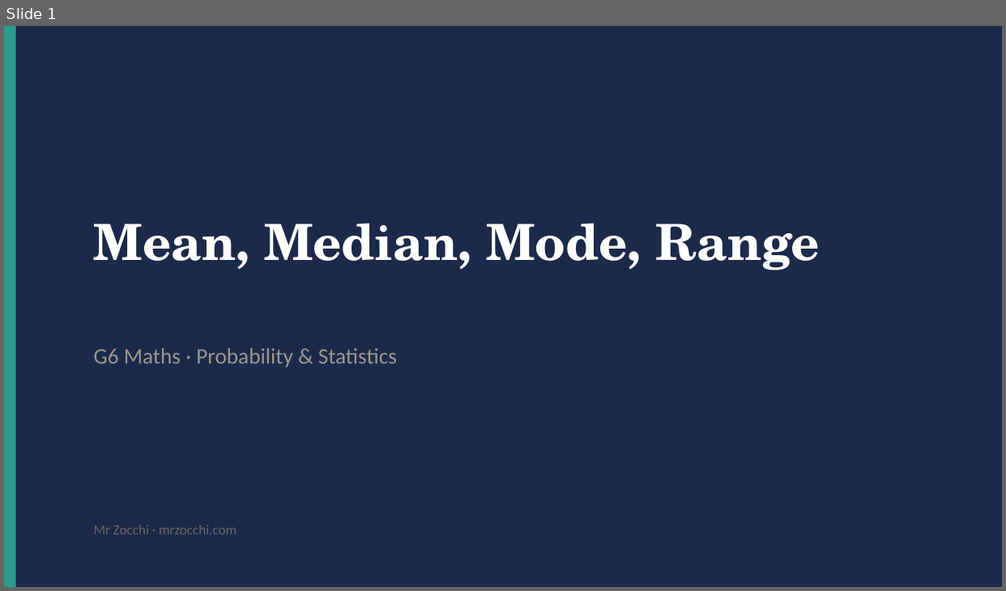
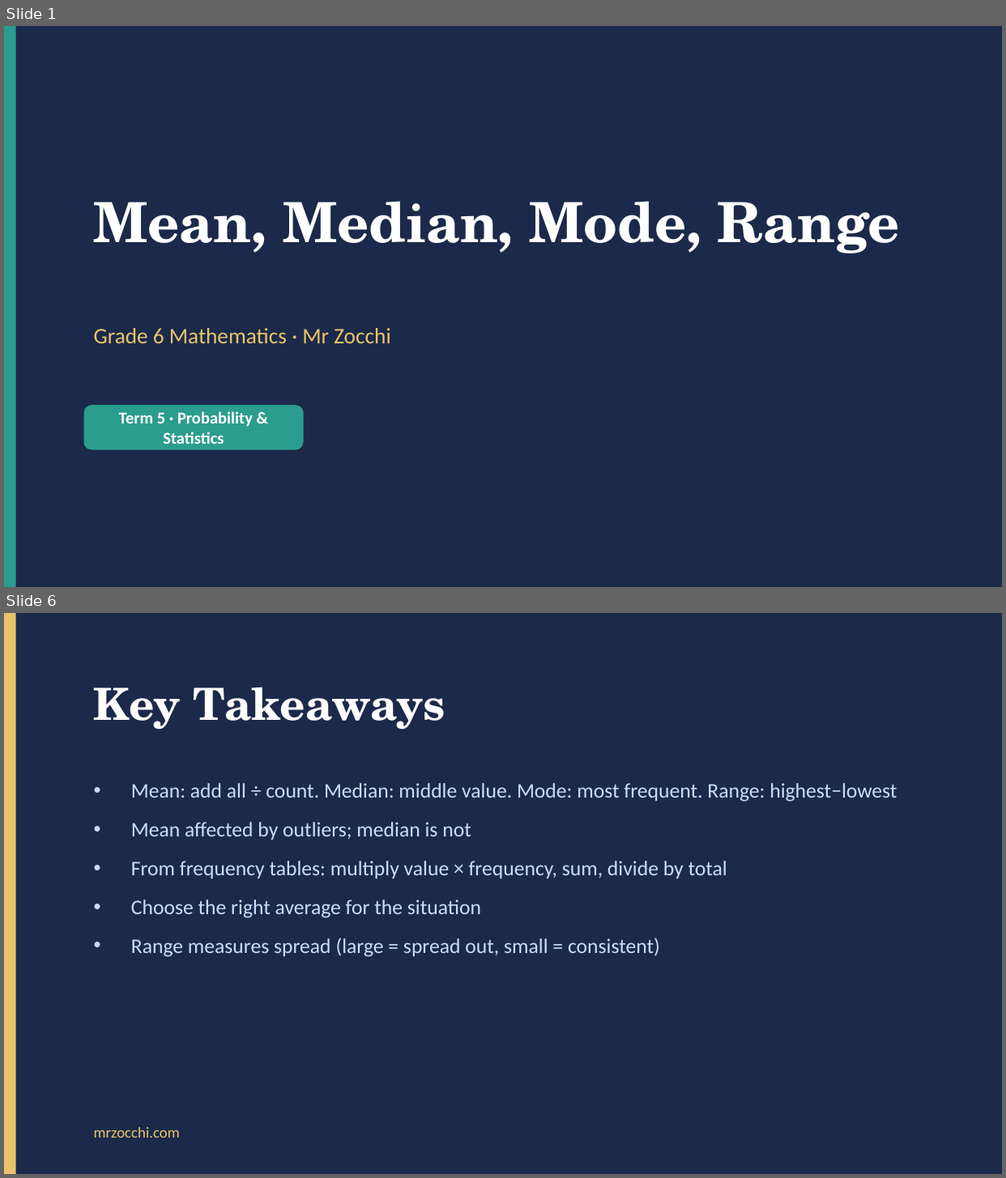
Before and after one commit to briscorey/mrzocchi, a slide deck: static/ppts/G6_Math_T5_Averages.pptx. Shown one above the other, each under a label of ours: slide 1 before the commit, slides 1 and 6 after it; the slides between them are not shown. The pictures are 1006x591 and 1006x1178 pixels, drawn with LibreOffice and Linux fonts; fonts in the diff are those of the drawing. Boxes give left, top, right and bottom in pixels: in the first picture for what was removed or moved away, otherwise in the second. Text is boxed around its words. In the diff, an @@ line names an element or a change of style, - is before the commit and + after.

Commit message:
feat: 60 real PowerPoints for all G6 Science and Maths
Complete set of educational presentations with real content:

G6 SCIENCE (30 PPTs):
T1 Scientific Skills: Lab Safety, Scientific Method, Variables,
   Measurement & Units, Data & Graphs, Full Revision
T2 Chemistry: Particle Model, States of Matter, Changes of State,
   Mixtures & Solutions, Separating Mixtures, Full Revision
T3 Earth Science: Earth's Layers, Convection Currents, Plate
   Boundaries, Continental Drift, Earthquakes & Volcanoes, Full Revision
T4 Ecology: Ecosystems & Habitats, Food Chains & Webs, Adaptations,
   Human Impact, Biodiversity, Full Revision
T5 Space Science: Solar System, Earth/Sun/Moon, Seasons & Axial Tilt,
   Day & Night, Space Exploration, Full Revision

G6 MATHS (30 PPTs):
T1 Number Sense: Place Value, Rounding & Estimation, BIDMAS,
   Negative Numbers, Factors/Multiples/Primes, Full Revision
T2 Fractions & Decimals: Understanding Fractions, Equivalent &
   Simplifying, Adding/Subtracting, Multiplying/Dividing,
   Decimals & Percentages, Full Revision
T3 Geometry: Perimeter, Area, Surface Area, Volume, Capacity,
   Full Revision
T4 Algebra: Expressions, Substitution, One-Step Equations,
   Two-Step Equations, Sequences & Patterns, Full Revision
T5 Probability & Statistics: Collecting Data, Averages,
   Charts & Graphs, Probability Basics, Experimental vs
   Theoretical, Full Revision

DESIGN: Navy/teal/gold palette matching mrzocchi.com.
4 slide layouts: big-idea, cards (2-3 grid), two-column, default.
Title slide + 3-4 content slides + summary slide per topic.
Total: ~300 slides across 60 presentations.

```diff
--- a/static/ppts/G6_Math_T5_Averages.pptx
+++ b/static/ppts/G6_Math_T5_Averages.pptx
@@ slide 6 added at bbox=[4, 613, 1002, 1174], background #1B2A4A @@
@@ rectangle added at bbox=[4, 613, 16, 1174], fill #E9C46A @@
@@ text added at bbox=[94, 687, 445, 730], 32 pt, text #FFFFFF, bold @@
+Key Takeaways
@@ text added at bbox=[131, 783, 897, 957], 15 pt, text #CADCFC @@
+• Mean: add all ÷ count. Median: middle value. Mode: most frequent. Range: highest−lowest
+• Mean affected by outliers; median is not
+• From frequency tables: multiply value × frequency, sum, divide by total
+• Choose the right average for the situation
+• Range measures spread (large = spread out, small = consistent)
@@ text added at bbox=[94, 1127, 180, 1138], 11 pt, text #E9C46A @@
+mrzocchi.com
@@ slide 1 changed as well @@
@@ text "Mean, Median, Mode, Range": place and size @@
-text "Mean, Median, Mode, Range" at bbox=[94, 223, 820, 271]
+text "Mean, Median, Mode, Range" at bbox=[94, 201, 900, 254]
@@ text "Mean, Median, Mode, Range" at bbox=[94, 201, 900, 254]: size 36 to 40 pt @@
@@ text at bbox=[94, 328, 390, 344]: text changed; text colour #9B9690 to #E9C46A @@
-G6 Maths · Probability & Statistics
+Grade 6 Mathematics · Mr Zocchi
@@ rounded rectangle added at bbox=[84, 405, 304, 450], fill #2A9D8F @@
@@ text added at bbox=[119, 412, 253, 444], 12 pt, text #FFFFFF, bold @@
+Term 5 · Probability & Statistics
@@ text removed at bbox=[94, 525, 236, 535] @@
-Mr Zocchi · mrzocchi.com
```
Also in this commit, not shown: 4 other slides added, 3 slides removed, 59 other files.
